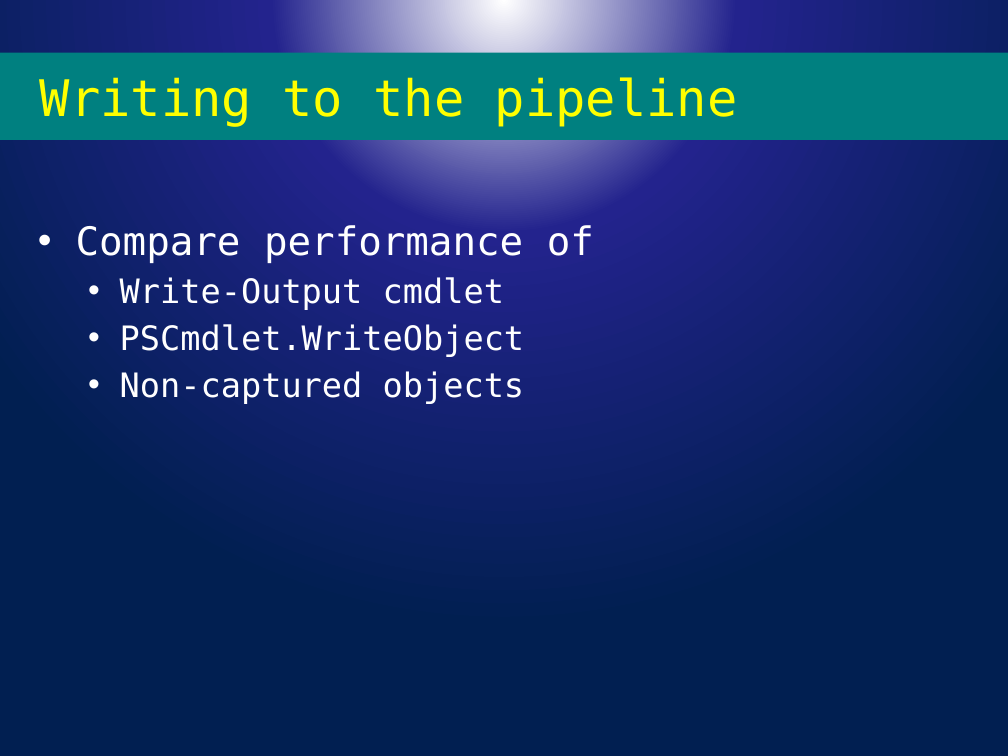
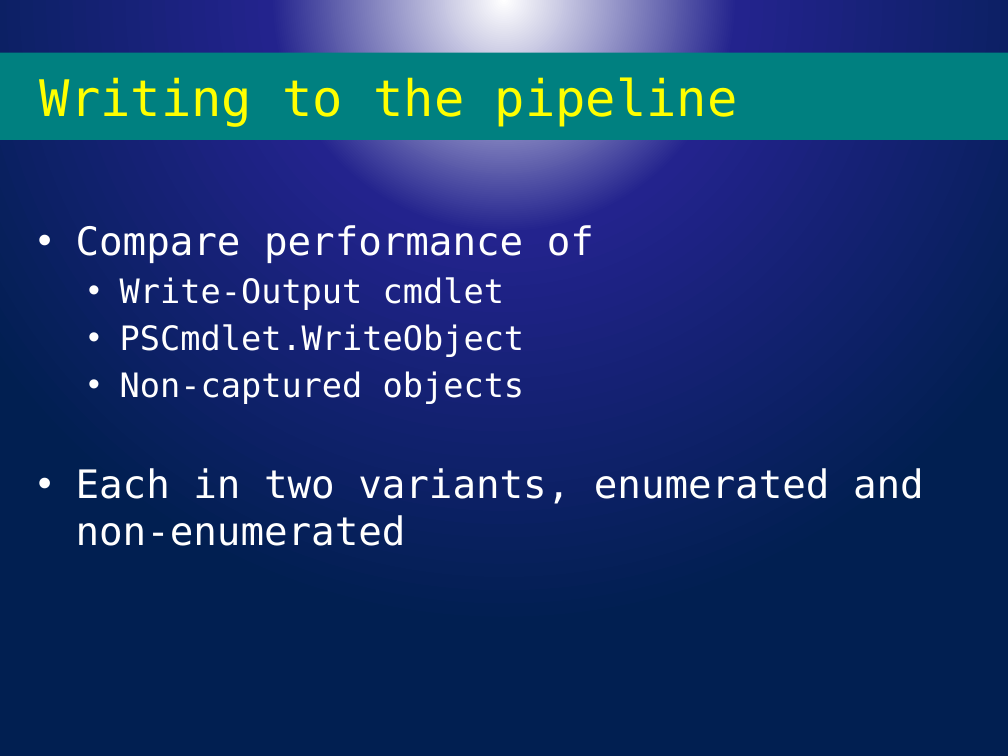
Before and after one commit to powercode/PSConfEU, a slide deck: slide 12 of PSCONFEU_Perf2017.pptx. Drawn at 1008x756 pixels with LibreOffice and Linux fonts; fonts in the diff are those of the drawing; background and template pictures are left out. Boxes give left, top, right and bottom in pixels: in the first picture for what was removed or moved away, otherwise in the second. Text is boxed around its words. In the diff, an @@ line names an element or a change of style, - is before the commit and + after.

```diff
--- a/PSCONFEU_Perf2017.pptx
+++ b/PSCONFEU_Perf2017.pptx
@@ text at <box>76,468,924,546</box>: paragraph added @@
+• Each in two variants, enumerated and non-enumerated
```
Also in this commit, not shown: 1 other slide changed, 8 other files.
